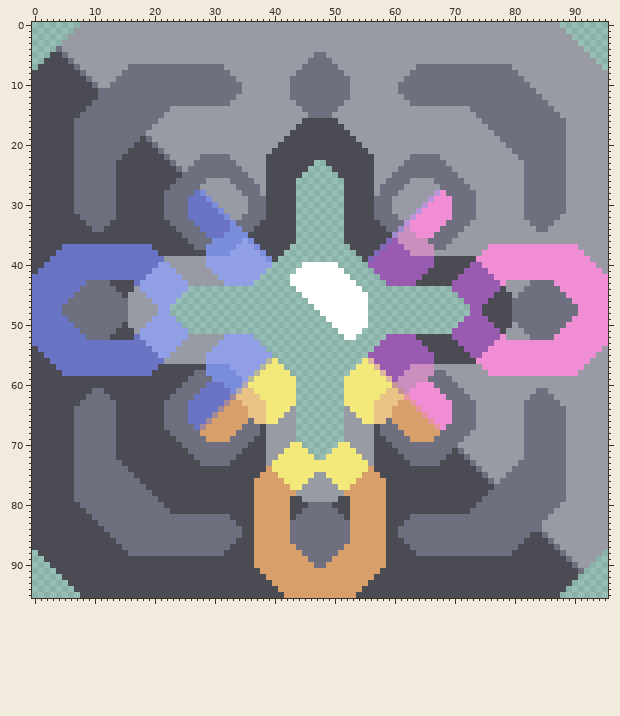
Sprite sheet -- sprites/blocks/custom/electrolyzer/electrolyzer.png. This is how it looked before the edit.
The file is 96x96 pixels.
The result:
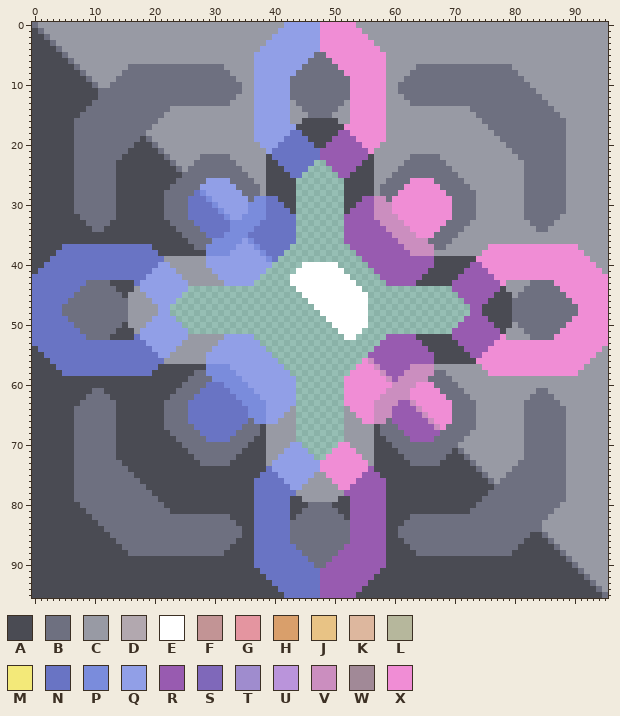
Palette (. is transparent): A #4a4b53  B #6e7080  C #989aa4  D #b2a8af  E #ffffff  F #c29495  G #e495a0  H #d99f6b  J #e8c385  K #ddb79e  L #b6b79c  M #f3e979  N #6974c4  P #7a8cdc  Q #919fe7  R #985bb0  S #7f68ba  T #9f8cce  U #ba94db  V #cb8ebf  W #a18997  X #f08dd5
The exact change:
Changed rows in their new state; - is an unchanged pixel.
first column x 0:
 0 BCCCCCCC----------------------------------QQQQQQXXXXXX----------------------------------CCCCCCCC
 1 ABCCCCC----------------------------------QQQQQQQXXXXXXX----------------------------------CCCCCCC
 2 AABCCC----------------------------------QQQQQQQQXXXXXXXX----------------------------------CCCCCC
 3 AAABC----------------------------------QQQQQQQQQXXXXXXXXX----------------------------------CCCCC
 4 AAAA----------------------------------QQQQQQQQQQXXXXXXXXXX----------------------------------CCCC
 5 AAA----------------------------------QQQQQQQQQQ--XXXXXXXXXX----------------------------------CCC
 6 AA-----------------------------------QQQQQQQQQ----XXXXXXXXX-----------------------------------CC
 7 A------------------------------------QQQQQQQQ------XXXXXXXX------------------------------------C
 8 -------------------------------------QQQQQQQ--------XXXXXXX-------------------------------------
 9 -------------------------------------QQQQQQ----------XXXXXX-------------------------------------
10 -------------------------------------QQQQQQ----------XXXXXX-------------------------------------
11 -------------------------------------QQQQQQ----------XXXXXX-------------------------------------
12 -------------------------------------QQQQQQ----------XXXXXX-------------------------------------
13 -------------------------------------QQQQQQ----------XXXXXX-------------------------------------
14 -------------------------------------QQQQQQ----------XXXXXX-------------------------------------
15 -------------------------------------QQQQQQ----------XXXXXX-------------------------------------
16 -------------------------------------QQQQQQ----------XXXXXX-------------------------------------
17 -------------------------------------QQQQQQQ--------XXXXXXX-------------------------------------
18 -------------------------------------QQQQQQNN------RRXXXXXX-------------------------------------
19 -------------------------------------QQQQQNNNN----RRRRXXXXX-------------------------------------
20 --------------------------------------QQQNNNNNN--RRRRRRXXX--------------------------------------
21 ---------------------------------------QNNNNNNNNRRRRRRRRX---------------------------------------
22 ----------------------------------------NNNNNNNNRRRRRRRR----------------------------------------
23 -----------------------------------------NNNNNN--RRRRRR-----------------------------------------
24 ------------------------------------------NNNN----RRRR------------------------------------------
25 -------------------------------------------NN------RR-------------------------------------------
26 -----------------------------QQQQ------------------------------XXXX-----------------------------
27 ----------------------------QQQQQQ----------------------------XXXXXX----------------------------
28 -----------------------------QQQQQQ--------------------------XXXXXXX----------------------------
29 ------------------------------QQQQQQ-PPNN--------------RRVV-XXXXXXX-----------------------------
30 -------------------------------QQQQQPPPNNN------------RRRVVVXXXXXX------------------------------
31 --------------------------------QQQQPPPNNNN----------RRRRVVVXXXXX-------------------------------
32 ---------------------------------QQPPPPNNNNN--------RRRRRVVVVXXX--------------------------------
33 ----------------------------------PPPPNNNNNN--------RRRRRRVVVVX---------------------------------
34 -----------------------------------PPNNNNNNN--------RRRRRRRVVV----------------------------------
35 ------------------------------------NNNNNNNN--------RRRRRRRRV-----------------------------------
36 -------------------------------------NNNNNNN--------RRRRRRRR------------------------------------
37 --------------------------------------NNNNN----------RRRRRR-------------------------------------
38 ---------------------------------------NNN------------RRRR--------------------------------------
39 ----------------------------------------N--------------RR---------------------------------------
first column x 0:
56 ---------------------------------------QQ--------------XV---------------------------------------
57 --------------------------------------QQQQ------------XXXV--------------------------------------
58 -------------------------------------QQQQQQ----------XXXXXV-------------------------------------
59 ------------------------------------QQQQQQQQ--------XXXXXXXV------------------------------------
60 -----------------------------------PQQQQQQQQ--------XXXXXXXXV-----------------------------------
61 ----------------------------------PPPQQQQQQQ--------XXXXXXXVVV----------------------------------
62 ---------------------------------NPPPPQQQQQQ--------XXXXXXVVVVV---------------------------------
63 --------------------------------NNNPPPPQQQQQ--------XXXXXVVVVRRV--------------------------------
64 -------------------------------NNNNNPPPQQQQ----------XXXXVVVRRRRV-------------------------------
65 ------------------------------NNNNNNPPPQQQ------------XXXVVVRRRRRV------------------------------
66 -----------------------------NNNNNNN-PPQQ--------------XXVV-RRRRRRV-----------------------------
67 ----------------------------NNNNNNN--------------------------RRRRRRV----------------------------
68 ----------------------------NNNNNN----------------------------RRRRRR----------------------------
69 -----------------------------NNNN------------------------------RRRR-----------------------------
70 -------------------------------------------QQ------XX-------------------------------------------
71 ------------------------------------------QQQQ----XXXX------------------------------------------
72 -----------------------------------------QQQQQQ--XXXXXX-----------------------------------------
73 ----------------------------------------QQQQQQQQXXXXXXXX----------------------------------------
74 ---------------------------------------NQQQQQQQQXXXXXXXXR---------------------------------------
75 --------------------------------------NNNQQQQQQ--XXXXXXRRR--------------------------------------
76 -------------------------------------NNNNNQQQQ----XXXXRRRRR-------------------------------------
77 -------------------------------------NNNNNNQQ------XXRRRRRR-------------------------------------
78 -------------------------------------NNNNNNN--------RRRRRRR-------------------------------------
79 -------------------------------------NNNNNN----------RRRRRR-------------------------------------
80 -------------------------------------NNNNNN----------RRRRRR-------------------------------------
81 -------------------------------------NNNNNN----------RRRRRR-------------------------------------
82 -------------------------------------NNNNNN----------RRRRRR-------------------------------------
83 -------------------------------------NNNNNN----------RRRRRR-------------------------------------
84 -------------------------------------NNNNNN----------RRRRRR-------------------------------------
85 -------------------------------------NNNNNN----------RRRRRR-------------------------------------
86 -------------------------------------NNNNNN----------RRRRRR-------------------------------------
87 -------------------------------------NNNNNNN--------RRRRRRR-------------------------------------
88 A------------------------------------NNNNNNNN------RRRRRRRR------------------------------------C
89 AA-----------------------------------NNNNNNNNN----RRRRRRRRR-----------------------------------CC
90 AAA----------------------------------NNNNNNNNNN--RRRRRRRRRR----------------------------------CCC
91 AAAA----------------------------------NNNNNNNNNNRRRRRRRRRR----------------------------------CCCC
92 AAAAA----------------------------------NNNNNNNNNRRRRRRRRR----------------------------------ABCCC
93 AAAAAA----------------------------------NNNNNNNNRRRRRRRR----------------------------------AAABCC
94 AAAAAAA----------------------------------NNNNNNNRRRRRRR----------------------------------AAAAABC
95 AAAAAAAA----------------------------------NNNNNNRRRRRR----------------------------------AAAAAAAB
Where, in picture pixels (left, top, right, bottom), the same in both pictures:
added: (32, 22, 80, 70)
changed: (200, 22, 440, 262)
added: (560, 22, 608, 70)
changed: (200, 358, 440, 598)
added: (32, 550, 80, 598)
added: (560, 550, 608, 598)
